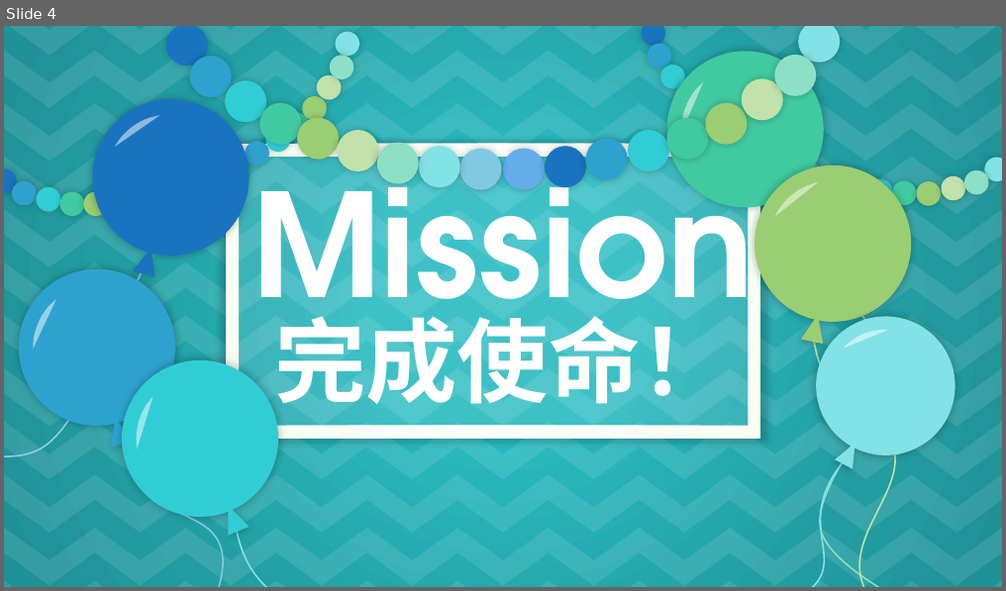
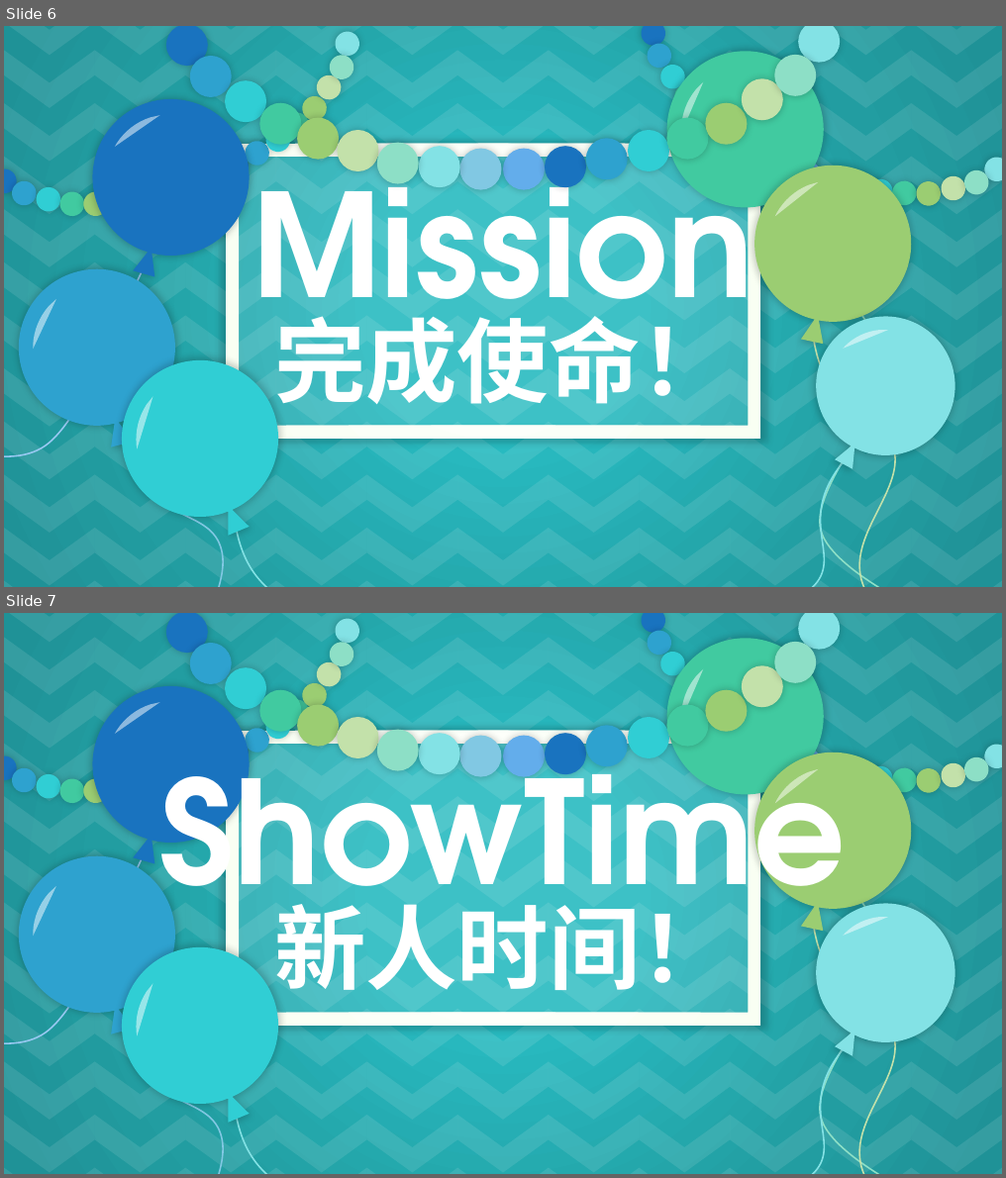
Before and after one commit to zhangzju/ExcelFixer, a slide deck: Main.pptx. Shown one above the other, each under a label of ours: slide 4 before the commit, slides 6 and 7 after it. The pictures are 1006x591 and 1006x1178 pixels, drawn with LibreOffice and Linux fonts; fonts in the diff are those of the drawing. Boxes give left, top, right and bottom in pixels: in the first picture for what was removed or moved away, otherwise in the second. Text is boxed around its words. In the diff, an @@ line names an element or a change of style, - is before the commit and + after.

```diff
--- a/Main.pptx
+++ b/Main.pptx
@@ slide 7 added at box(4, 613, 1002, 1174), background gradient #28BAC0 to #229DA1 to #1F9297; not listed: 132 template elements that a slide beside it also shows @@
@@ group added at box(4, 615, 362, 807): 18 ellipses @@
@@ freeform shape added at box(648, 619, 848, 834), fill #41CAA0 @@
@@ group added at box(166, 613, 841, 777): 18 ellipses @@
@@ freeform shape added at box(68, 667, 267, 881), fill #1973BF @@
@@ freeform shape added at box(669, 668, 715, 720), fill #FFFFFF at 50% opacity @@
@@ freeform shape added at box(115, 693, 160, 744), fill #FFFFFF at 50% opacity @@
@@ text added at box(160, 728, 846, 943), 138 pt, text #FFFFFF, bold @@
+ShowTime
@@ rectangle added at box(226, 731, 761, 1026), fill #FFFFFF at 10% opacity @@
@@ frame added at box(226, 731, 761, 1026), fill gradient #FFFFFF to #F9FFF3 @@
@@ freeform shape added at box(736, 738, 926, 945), fill #9BCD72 @@
@@ group added at box(638, 613, 1002, 796): 18 ellipses @@
@@ freeform shape added at box(775, 761, 819, 811), fill #FFFFFF at 50% opacity @@
@@ freeform shape added at box(773, 811, 952, 1174), outline #8DDFC6 1.5 pt @@
@@ freeform shape added at box(4, 840, 197, 1052), fill #2EA2CF @@
@@ freeform shape added at box(4, 856, 208, 1167), outline #97C8F1 1.5 pt @@
@@ freeform shape added at box(782, 879, 980, 1085), fill #83E2E5 @@
@@ freeform shape added at box(23, 886, 67, 937), fill #FFFFFF at 50% opacity @@
@@ text added at box(274, 904, 732, 1006), 88 pt, text #FFFFFF, bold @@
+新人时间！
@@ freeform shape added at box(843, 902, 888, 950), fill #FFFFFF at 50% opacity @@
@@ freeform shape added at box(98, 924, 311, 1149), fill #30CED4 @@
@@ freeform shape added at box(813, 919, 991, 1174), outline #C3E1AA 1.5 pt @@
@@ freeform shape added at box(121, 983, 169, 1037), fill #FFFFFF at 50% opacity @@
@@ freeform shape added at box(124, 1002, 355, 1174), outline #81C8E3 1.5 pt @@
@@ freeform shape added at box(582, 1045, 954, 1174), outline #83E2E5 1.5 pt @@
@@ freeform shape added at box(235, 1101, 434, 1174), outline #83E2E5 1.5 pt @@
@@ what was slide 4 is now slide 6 @@
```
Also in this commit, not shown: 1 slide changed, 2 other slides added, 2 other files.
